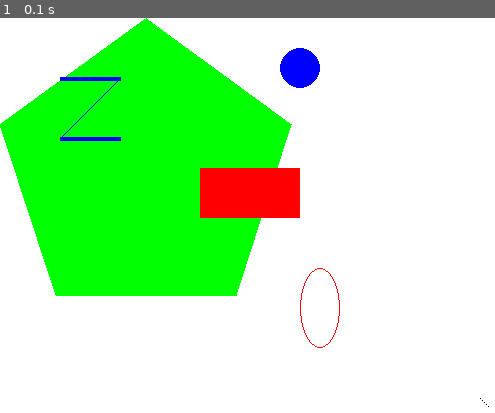
Above: before the commit, frame 1.
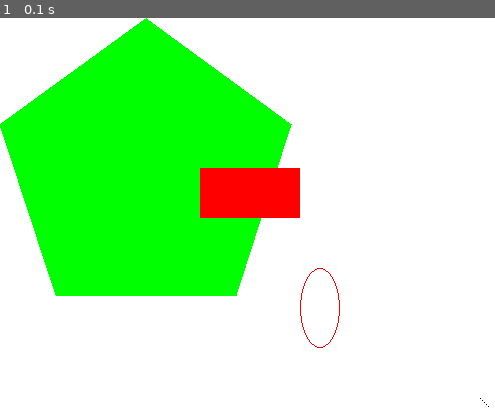
Above: after the commit, the same moment.

Repository: ptsouth97/SummerProjects
Game: pygame game, started from Week1/Day3/Pygame2-Shapes.py
Two runs of this game, one before a commit and one after it. Both use one fixed random seed, a clock stepped at 60 frames per second and the inputs below.
Inputs:
- Up to frame 1 (0.1 s): no input

The runs differ from the first frame. In frame 1, 0.9% of the frame differs, in the area x 12-65%, y 7-32%.

Commit message:
moved shapes off screen

Diff:
--- a/Week1/Day3/Pygame2-Shapes.py
+++ b/Week1/Day3/Pygame2-Shapes.py
@@ -19,10 +19,10 @@
 # draw on the surface object
 DISPLAYSURF.fill(WHITE)
 pygame.draw.polygon(DISPLAYSURF, GREEN, ((146,0), (291,106), (236,277), (56,277), (0,106)))
-pygame.draw.line(DISPLAYSURF, BLUE, (60,60), (120,60), 4)
-pygame.draw.line(DISPLAYSURF, BLUE, (120,60), (60,120))
-pygame.draw.line(DISPLAYSURF, BLUE, (60,120), (120,120), 4)
-pygame.draw.circle(DISPLAYSURF, BLUE, (300,50), 20, 0)
+pygame.draw.line(DISPLAYSURF, GREEN, (100,60), (150,60), 4)
+pygame.draw.line(DISPLAYSURF, GREEN, (120,60), (60,120))
+pygame.draw.line(DISPLAYSURF, GREEN, (60,120), (120,120), 4)
+pygame.draw.circle(DISPLAYSURF, GREEN, (600,700), 20, 0)
 pygame.draw.ellipse(DISPLAYSURF, RED, (300, 250, 40, 80), 1)
 pygame.draw.rect(DISPLAYSURF, RED, (200, 150, 100, 50))
 
Not shown, added: Week1/Day3/.Pygame2-Shapes.py.swp
